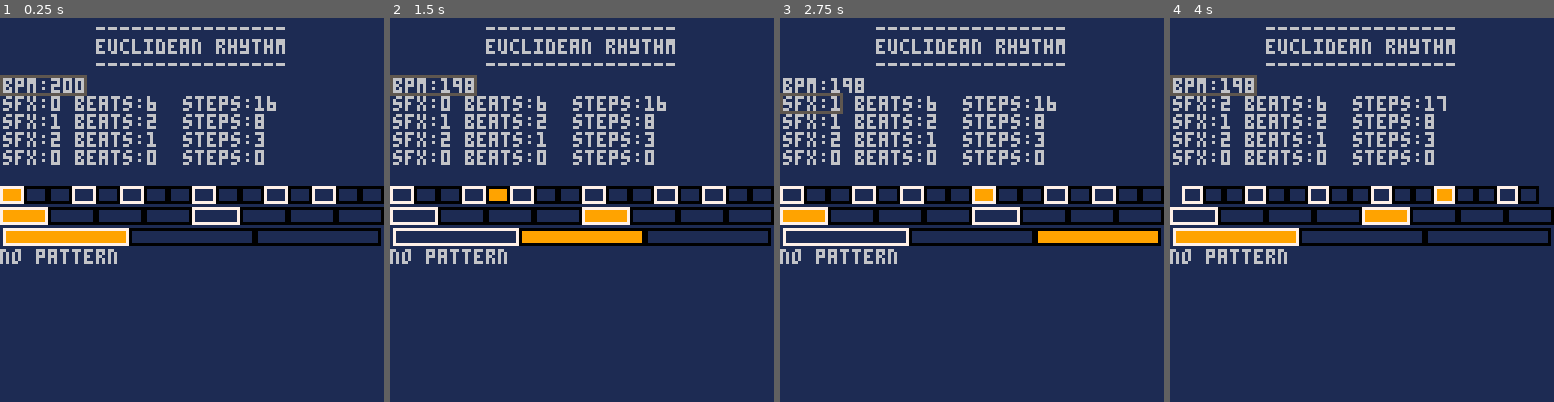
Above: before the commit, frames 1-4 (left to right).
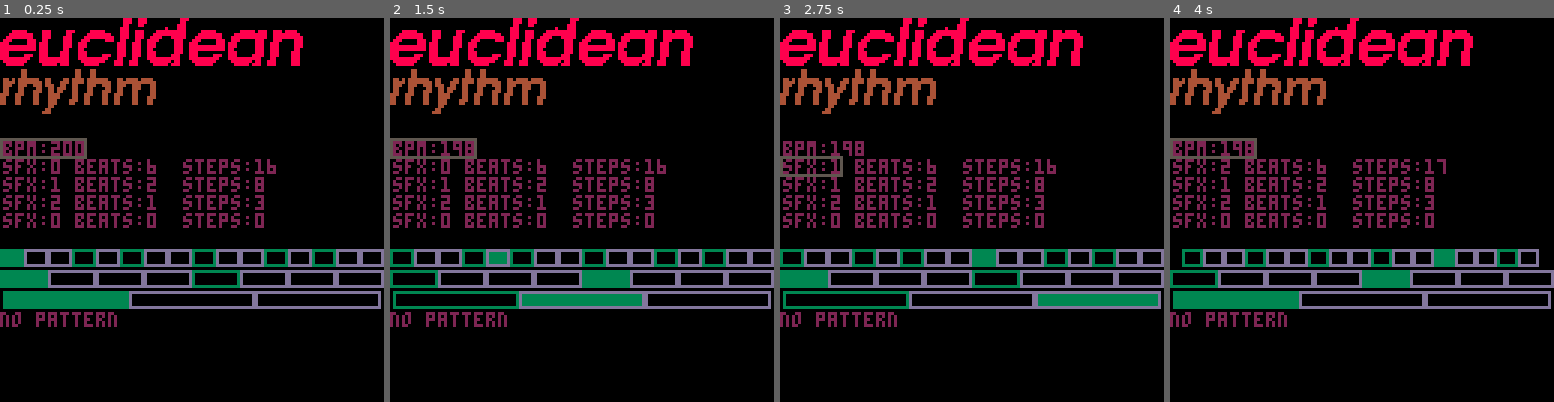
Above: after the commit, the same moments.

Repository: polouis/euclidean-rhythm
Game: PICO-8 cartridge euclid.p8
The game is run twice, just before and just after one commit, with the same random seed, the same clock (stepped at 60 frames per second) and the same inputs.
Inputs:
- Up to frame 1 (0.25 s): no input
- Up to frame 2 (1.5 s): tap O (Z key) at 0.33, 0.7, 1.43 s; tap X (X key) at 1.07 s
- Up to frame 3 (2.75 s): hold Left 1.97-2.37 s; tap X (X key) at 2.07, 2.4, 2.73 s; tap O (Z key) at 2.22 s; hold Down from 2.42 s (still down)
- Up to frame 4 (4 s): release Down at 2.82 s; hold Right 2.87-3.53 s; tap X (X key) at 3.07, 3.4, 3.73 s; tap O (Z key) at 3.1, 3.98 s; hold Up from 3.58 s (still down)

The runs differ from the first frame. In frame 1, 96% of the frame differs, in the area x 0-100%, y 0-100%; in frame 2, 96%; in frame 3, 96%; in frame 4, 97%.

Commit message:
Added title sprite header Changed some colors

Diff:
--- a/main.lua
+++ b/main.lua
@@ -7,8 +7,7 @@
   focusManager = newUiFocusManager()
   local grid = {}
 
-  local headerHeight = 19
-  uiBpm = newUiNumber(200, 0, headerHeight, 60, 240, "bpm")
+  uiBpm = newUiNumber(200, 0, uiParameters.headerHeight, 60, 240, "bpm")
   uiBpm.state = uiState.Focused
   add(grid, {uiBpm})
 
@@ -17,10 +16,10 @@
     seq.tracks[i].sfx = 0
 
     local uiTrack = {}
-    uiTrack["sfx"] = newUiNumber(seq.tracks[i].sfx, 0, headerHeight + i * uiParameters.charHeightSpaced, 0, 5, "sfx")
-    uiTrack["beats"] = newUiNumber(seq.tracks[i].sfx, 6*uiParameters.charWidthSpaced, headerHeight + i * uiParameters.charHeightSpaced, 0, 0, "beats")
-    uiTrack["steps"] = newUiNumber(seq.tracks[i].sfx, 15*uiParameters.charWidthSpaced, headerHeight + i * uiParameters.charHeightSpaced, 0, 32, "steps")
-    uiTrack["pattern"] = newUiPattern(0, headerHeight + 5*uiParameters.charHeightSpaced + i * uiParameters.trackHeightSpaced)
+    uiTrack["sfx"] = newUiNumber(seq.tracks[i].sfx, 0, uiParameters.headerHeight + i * uiParameters.charHeightSpaced, 0, 5, "sfx")
+    uiTrack["beats"] = newUiNumber(seq.tracks[i].sfx, 6*uiParameters.charWidthSpaced, uiParameters.headerHeight + i * uiParameters.charHeightSpaced, 0, 0, "beats")
+    uiTrack["steps"] = newUiNumber(seq.tracks[i].sfx, 15*uiParameters.charWidthSpaced, uiParameters.headerHeight + i * uiParameters.charHeightSpaced, 0, 32, "steps")
+    uiTrack["pattern"] = newUiPattern(0, uiParameters.headerHeight + 5*uiParameters.charHeightSpaced + i * uiParameters.trackHeightSpaced)
     add(uiTracks, uiTrack)
 
     add(grid, {uiTrack["sfx"], uiTrack["beats"], uiTrack["steps"]})
@@ -46,9 +45,9 @@
 
 function _draw()
   cls(uiColor.background)
-  print("----------------", 32, 1, uiColor.text)
-  print("euclidean rhythm", 32, 7, uiColor.text)
-  print("----------------", 32, 13, uiColor.text)
+
+  spr(0, 0, 0, 13, 4)
+
   if not init then
     return
   end
--- a/ui/color.lua
+++ b/ui/color.lua
@@ -1,9 +1,9 @@
 uiColor = {
-  background = 1,
-  text = 6,
+  background = 0,
+  text = "2",
   focused = 5,
 
-  emptyStep = 0,
-  filledStep = 7,
-  playStep = 9,
+  emptyStep = 13,
+  filledStep = 3,
+  playStep = 3,
 }
--- a/ui/number.lua
+++ b/ui/number.lua
@@ -36,7 +36,7 @@
       text = text .. ":"
     end
     text = text .. self.value
-    print(text, self.x + 1, self.y + 1, uiColor.text)
+    print("\f"..uiColor.text..text, self.x + 1, self.y + 1, uiColor.text)
     if self.state == uiState.Focused then
       rect(self.x, self.y, self.x + #text * uiParameters.charWidthSpaced, self.y + uiParameters.charHeightSpaced, uiColor.focused)
     end
--- a/ui/pattern.lua
+++ b/ui/pattern.lua
@@ -12,7 +12,7 @@
 
   local draw = function()
     if self.pattern == nil then
-      print("no pattern", self.x, self.y, uiColor.text)
+      print("\f"..uiColor.text.."no pattern", self.x, self.y, uiColor.text)
       return
     end
 
--- a/ui/uiParameters.lua
+++ b/ui/uiParameters.lua
@@ -1,5 +1,5 @@
   uiParameters = {
-    headerHeight = 19,
+    headerHeight = 40,
 
     charWidth = 3,
     charHeight = 5,
Not shown, changed: 39 lines of the sprite sheet (__gfx__) section of euclid.p8
Not shown, added: asset/spritesheet.xcf
Not shown, added: spritesheet.png
